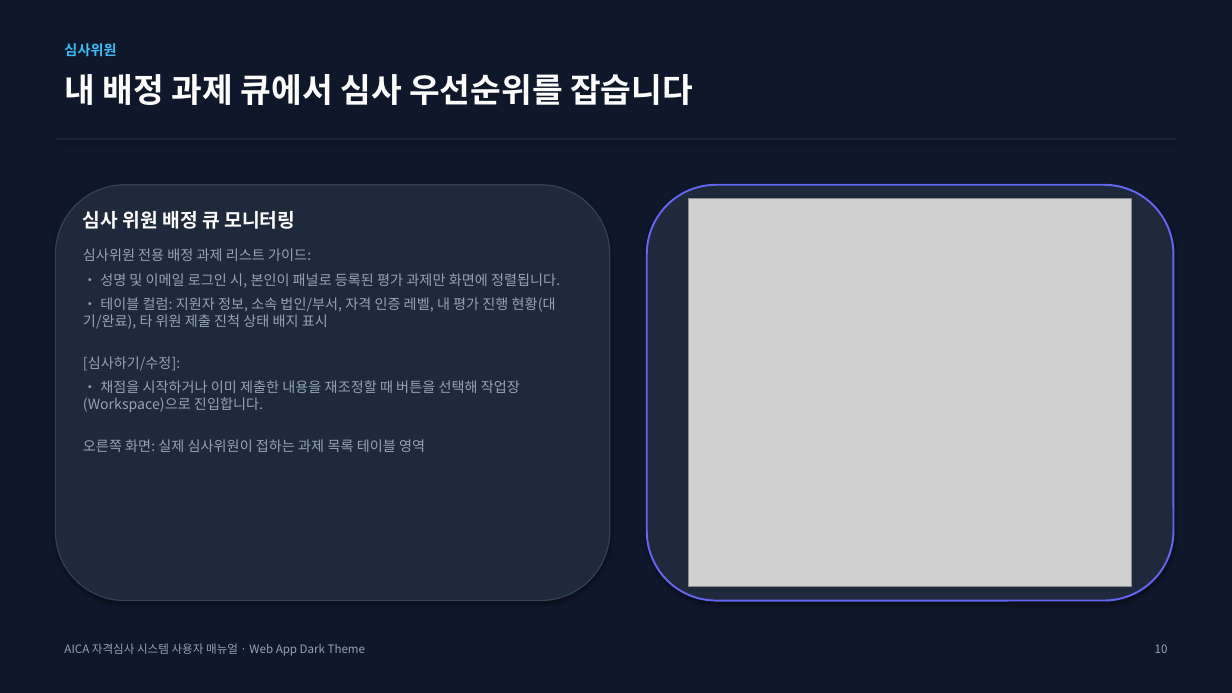
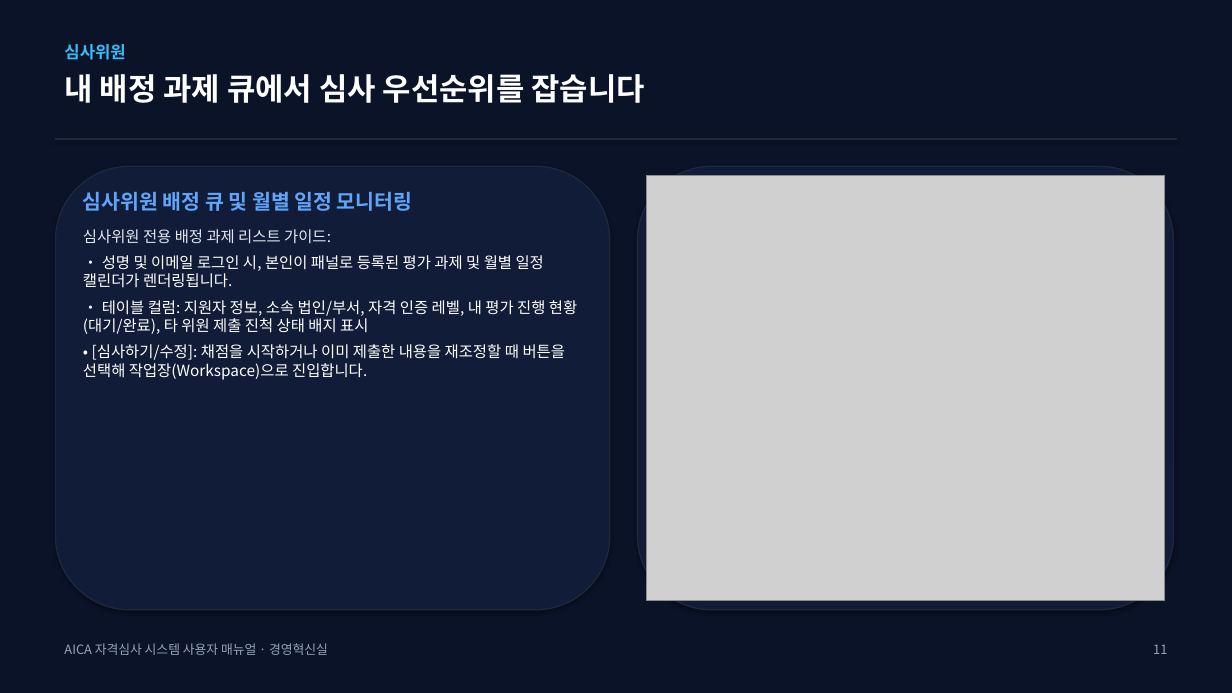
Before and after one commit to teckyun73/AICA_COMPETENCY, a slide deck: slide 11 of AICA_System_User_Manual.pptx. Drawn at 1232x693 pixels with LibreOffice and Linux fonts; fonts in the diff are those of the drawing; grey boxes stand for pictures. Boxes give left, top, right and bottom in pixels: in the first picture for what was removed or moved away, otherwise in the second. Text is boxed around its words. In the diff, an @@ line names an element or a change of style, - is before the commit and + after.

Commit message:
style: redesign user manual PPTX and PDF to match exact 20-page dark slate design theme of attached document

```diff
--- a/AICA_System_User_Manual.pptx
+++ b/AICA_System_User_Manual.pptx
@@ background #0F172A to #0B1329 @@
@@ text "심사위원" at [64,44,125,60]: size 11 to 13 pt @@
@@ text "내 배정 과제 큐에서 심사 ..." at [64,74,645,103]: size 26 to 24 pt @@
@@ rounded rectangle: place and size @@
-rounded rectangle at [55,185,610,601]
+rounded rectangle at [55,166,610,610]
@@ rounded rectangle at [55,166,610,610]: fill #1E293B to #111C38; outline #334155 1 pt to #1E293B 1 pt @@
@@ rounded rectangle: place and size @@
-rounded rectangle at [647,185,1174,601]
+rounded rectangle at [638,166,1174,610]
@@ rounded rectangle at [638,166,1174,610]: fill #1E293B to #111C38; outline #6366F1 1.5 pt to #1E293B 1 pt @@
@@ picture: place and size @@
-picture at [689,199,1132,587]
+picture at [647,176,1165,601]
@@ text "심사위원 배정 큐 및 월별 ...": place and size @@
-text "심사위원 배정 큐 및 월별 ..." at [83,211,560,452]
+text "심사위원 배정 큐 및 월별 ..." at [83,191,577,380]
@@ text at [83,191,412,211]: text changed; size 15 to 16 pt; text colour #FFFFFF to #60A5FA @@
-심사 위원 배정 큐 모니터링
+심사위원 배정 큐 및 월별 일정 모니터링
@@ text at [83,229,577,334]: size 11 to 12 pt in "심사위원 전용 배정 과제 리스트 가이드:", "• 테이블 컬럼: 지원자 정보, 소속 법인/부서, ..."; text colour #94A3B8 to #E2E8F0 in "심사위원 전용 배정 과제 리스트 가이드:"; text colour #94A3B8 to #FFFFFF in "• 테이블 컬럼: 지원자 정보, 소속 법인/부서, ..." @@
@@ text at [83,255,544,288]: text changed; size 11 to 12 pt; text colour #94A3B8 to #FFFFFF @@
-• 성명 및 이메일 로그인 시, 본인이 패널로 등록된 평가 과제만 화면에 정렬됩니다.
+• 성명 및 이메일 로그인 시, 본인이 패널로 등록된 평가 과제 및 월별 일정 캘린더가 렌더링됩니다.
@@ text at [83,344,565,380]: text changed; size 11 to 12 pt; text colour #94A3B8 to #FFFFFF @@
-[심사하기/수정]:
-• 채점을 시작하거나 이미 제출한 내용을 재조정할 때 버튼을 선택해 작업장(Workspace)으로 진입합니다.
-오른쪽 화면: 실제 심사위원이 접하는 과제 목록 테이블 영역
+• [심사하기/수정]: 채점을 시작하거나 이미 제출한 내용을 재조정할 때 버튼을 선택해 작업장(Workspace)으로 진입합니다.
@@ text at [64,643,328,655]: text changed; size 9 to 10 pt @@
-AICA 자격심사 시스템 사용자 매뉴얼 · Web App Dark Theme
+AICA 자격심사 시스템 사용자 매뉴얼 · 경영혁신실
@@ text at [1153,644,1167,654]: text changed; size 9 to 10 pt @@
-10
+11
```
Also in this commit, not shown: 15 other slides changed, 4 slides added, 1 slide removed, 23 other files.
